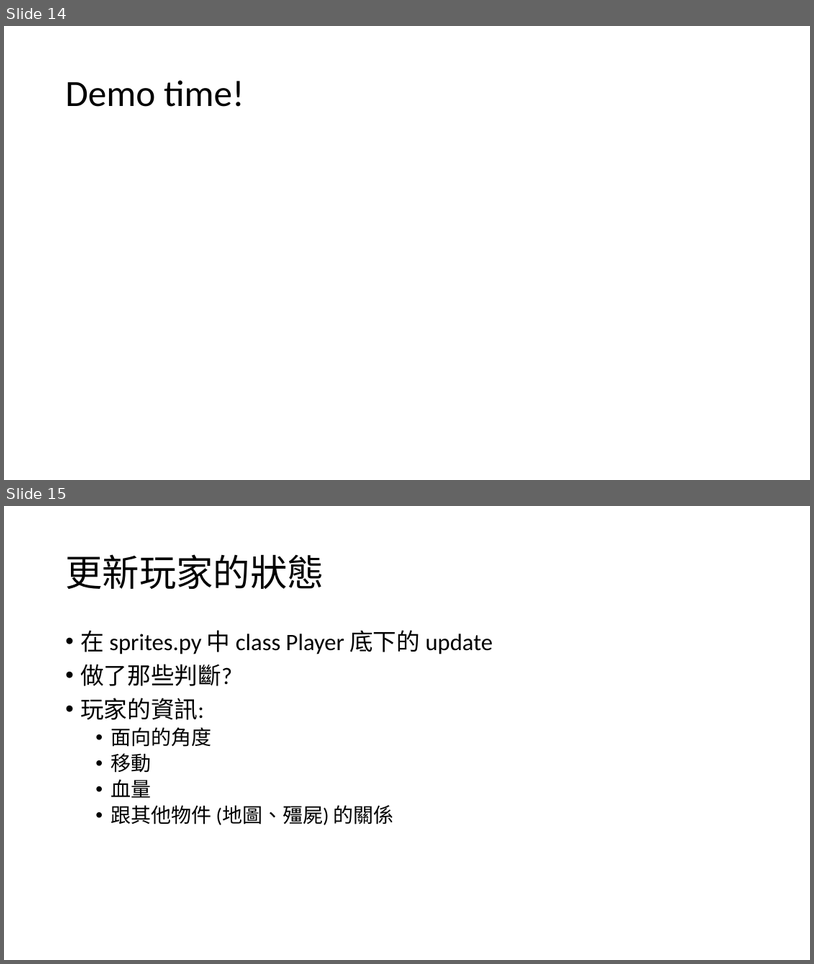
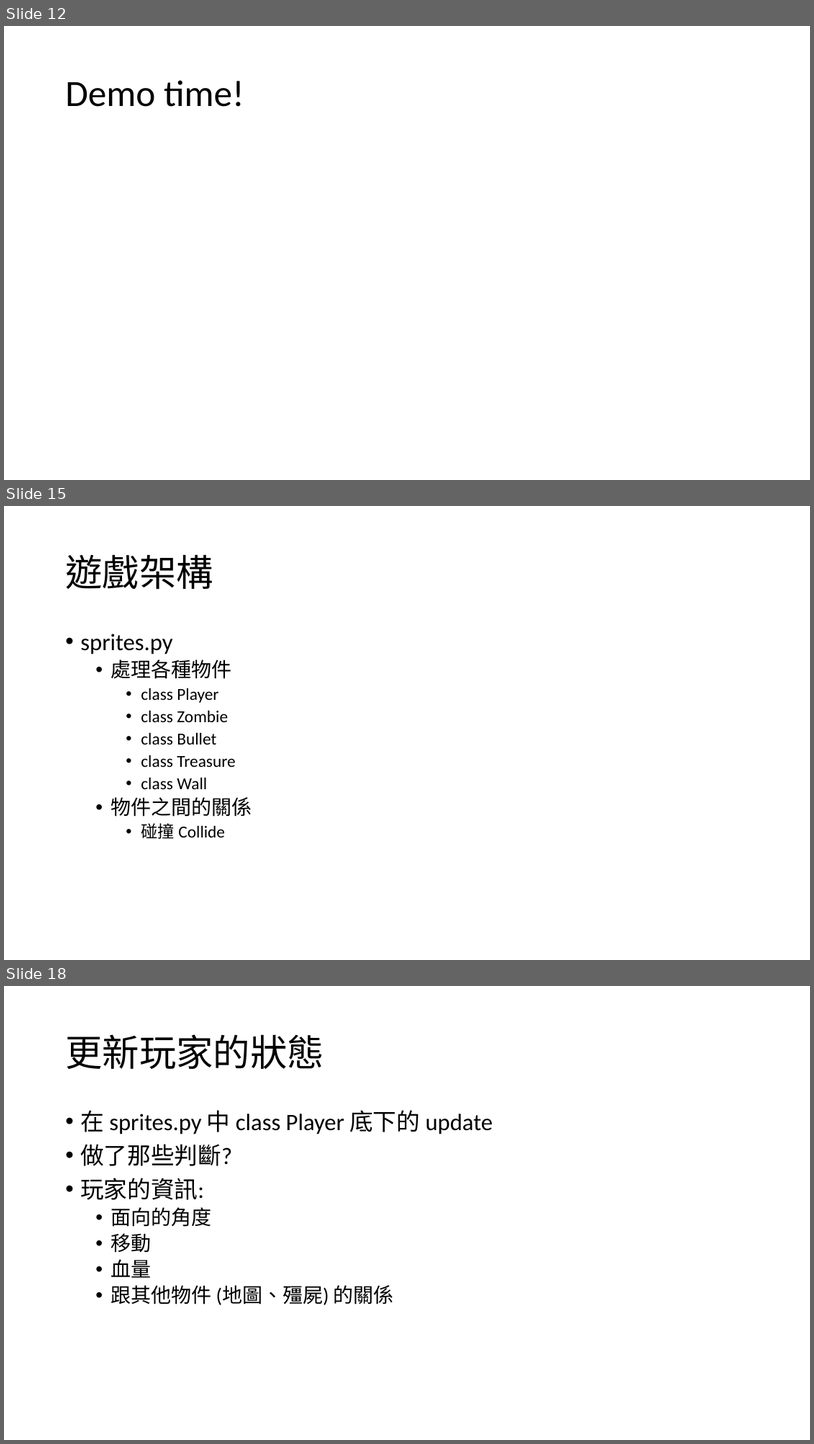
Before and after one commit to cmpss92140/EECS_SUMMER_CAMP, a slide deck: 2018電資營_資工實作_game.pptx. Shown one above the other, each under a label of ours: slides 14 and 15 before the commit, slides 12, 15 and 18 after it; the slides between them are not shown. The pictures are 814x964 and 814x1444 pixels, drawn with LibreOffice and Linux fonts; fonts in the diff are those of the drawing. Boxes give left, top, right and bottom in pixels: in the first picture for what was removed or moved away, otherwise in the second. Text is boxed around its words. In the diff, an @@ line names an element or a change of style, - is before the commit and + after.

```diff
--- a/2018電資營_資工實作_game.pptx
+++ b/2018電資營_資工實作_game.pptx
@@ slide 15 added at (4,506,810,960), background #FFFFFF @@
@@ title added at (65,554,213,589), 44 pt, text #000000 @@
+遊戲架構
@@ text added at (80,633,252,839), 20 pt, text #000000 @@
+• sprites.py
+  • 處理各種物件
+    • class Player
+    • class Zombie
+    • class Bullet
+    • class Treasure
+    • class Wall
+  • 物件之間的關係
+    • 碰撞 Collide
@@ what was slide 14 is now slide 12 @@
@@ what was slide 15 is now slide 18 @@
```
Also in this commit, not shown: 3 slides changed, 4 other slides added, 4 other files.
